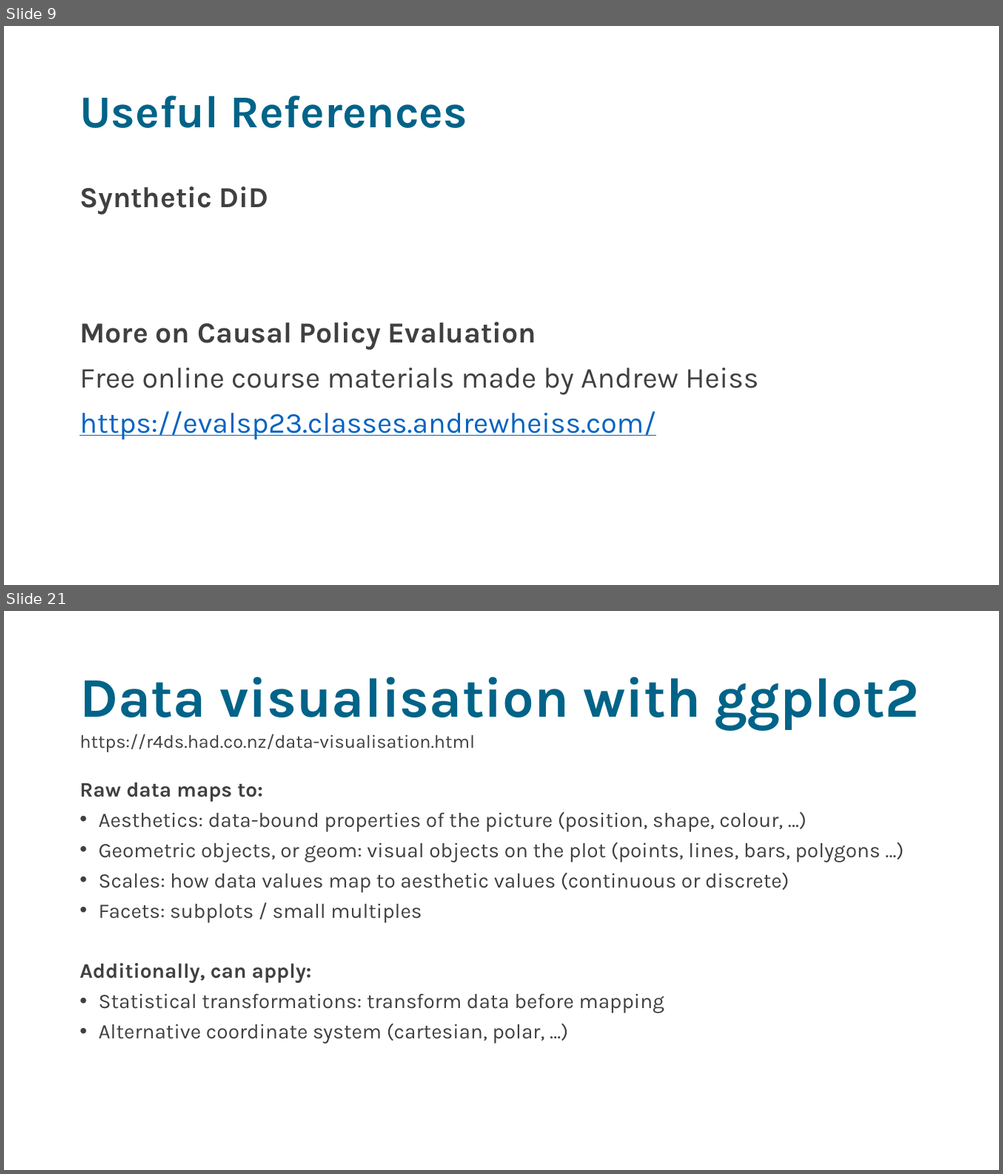
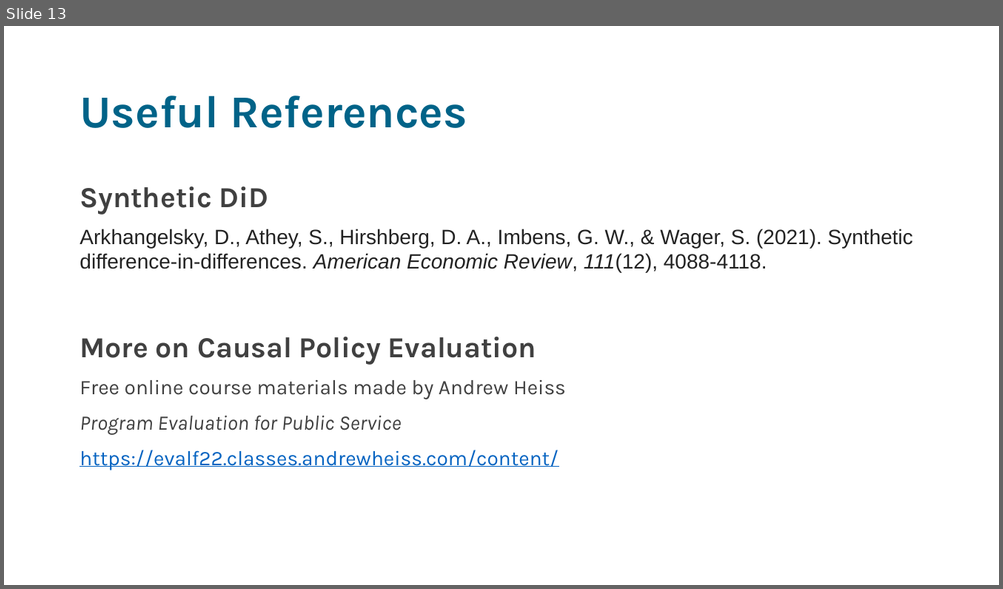
Before and after one commit to sodascience/workshop_causal_impact_assessment, a slide deck: lectures/05_discussion/discussion.pptx. Shown one above the other, each under a label of ours: slides 9 and 21 before the commit, slide 13 after it; the slides between them are not shown. The pictures are 1003x1174 and 1003x589 pixels, drawn with LibreOffice and Linux fonts; fonts in the diff are those of the drawing. Boxes give left, top, right and bottom in pixels: in the first picture for what was removed or moved away, otherwise in the second. Text is boxed around its words. In the diff, an @@ line names an element or a change of style, - is before the commit and + after.

```diff
--- a/lectures/05_discussion/discussion.pptx
+++ b/lectures/05_discussion/discussion.pptx
@@ slide 21 removed at (x1=4, y1=611, x2=999, y2=1170), background #FFFFFF @@
@@ title removed at (x1=79, y1=677, x2=919, y2=731) @@
-Data visualisation with ggplot2
@@ text removed at (x1=79, y1=734, x2=475, y2=752) @@
-https://r4ds.had.co.nz/data-visualisation.html
@@ text removed at (x1=79, y1=782, x2=880, y2=1044) @@
-Raw data maps to:
-• Aesthetics: data-bound properties of the picture (position, shape, colour, …)
-• Geometric objects, or geom: visual objects on the plot (points, lines, bars, polygons …)
-• Scales: how data values map to aesthetic values (continuous or discrete)
-• Facets: subplots / small multiples
-Additionally, can apply:
-• Statistical transformations: transform data before mapping
-• Alternative coordinate system (cartesian, polar, …)
@@ what was slide 9 is now slide 13 @@
@@ slide 13 changed as well @@
@@ text at (x1=79, y1=229, x2=913, y2=273): paragraph added @@
+Arkhangelsky, D., Athey, S., Hirshberg, D. A., Imbens, G. W., & Wager, S. (2021). Synthetic difference-in-differences. American Economic Review, 111(12), 4088-4118.
@@ text at (x1=79, y1=380, x2=566, y2=400): size 28 to 20 pt in "Free online course materials made by Andrew ..." @@
@@ text at (x1=79, y1=415, x2=558, y2=471): text changed; size 28 to 20 pt @@
-https://evalsp23.classes.andrewheiss.com/
+Program Evaluation for Public Service
+https://evalf22.classes.andrewheiss.com/content/
```
Also in this commit, not shown: 3 other slides changed, 6 slides added, 30 other slides removed, 2 other files.
